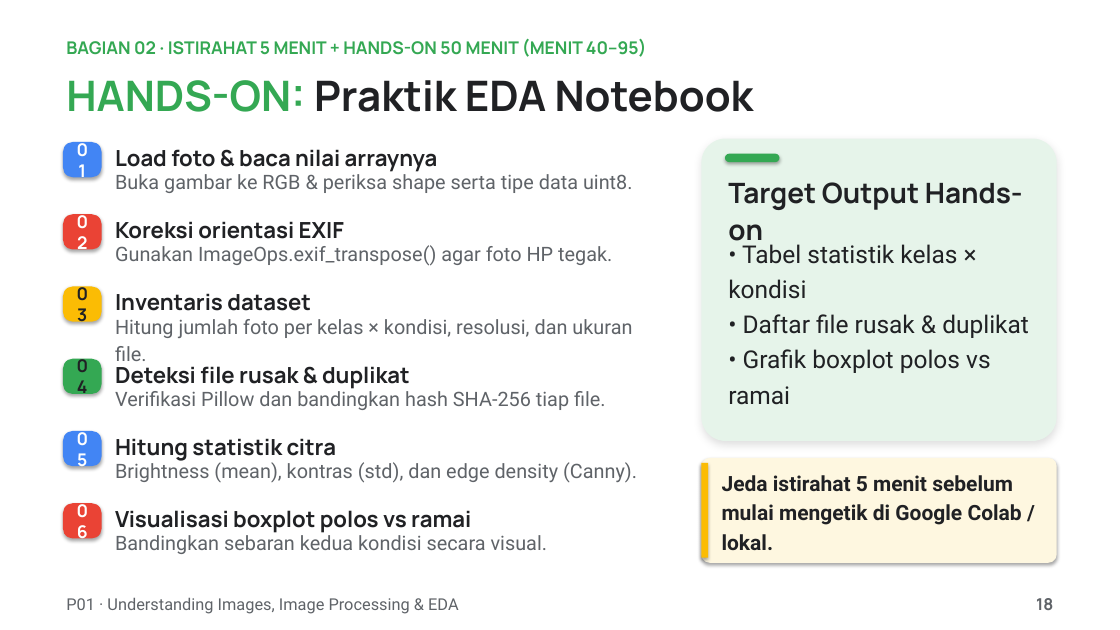
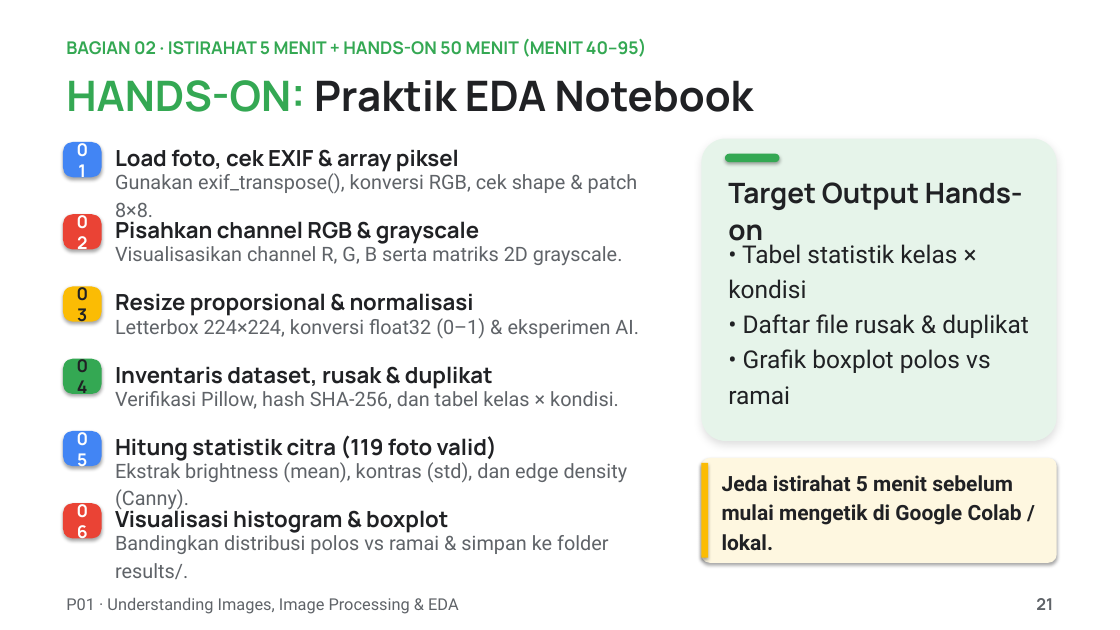
Before and after one commit to muhammadhaerul25/HaloTech-Private-DeepLearning, a slide deck: slide 21 of Materials/P01 - Understanding Images, Image Processing & EDA/P01 - Understanding Images, Image Processing & EDA.pptx (slide 18 before the commit). Drawn at 1120x630 pixels with LibreOffice and Linux fonts; fonts in the diff are those of the drawing. Boxes give left, top, right and bottom in pixels: in the first picture for what was removed or moved away, otherwise in the second. Text is boxed around its words. In the diff, an @@ line names an element or a change of style, - is before the commit and + after.

```diff
--- a/Materials/P01 - Understanding Images, Image Processing & EDA/P01 - Understanding Images, Image Processing & EDA.pptx
+++ b/Materials/P01 - Understanding Images, Image Processing & EDA/P01 - Understanding Images, Image Processing & EDA.pptx
@@ text at [115, 149, 459, 172]: text changed @@
-Load foto & baca nilai arraynya
+Load foto, cek EXIF & array piksel
@@ text at [115, 171, 638, 222]: text changed @@
-Buka gambar ke RGB & periksa shape serta tipe data uint8.
+Gunakan exif_transpose(), konversi RGB, cek shape & patch 8×8.
@@ text at [115, 221, 479, 244]: text changed @@
-Koreksi orientasi EXIF
+Pisahkan channel RGB & grayscale
@@ text at [115, 243, 623, 265]: text changed @@
-Gunakan ImageOps.exif_transpose() agar foto HP tegak.
+Visualisasikan channel R, G, B serta matriks 2D grayscale.
@@ text at [115, 293, 474, 316]: text changed @@
-Inventaris dataset
+Resize proporsional & normalisasi
@@ text at [115, 315, 639, 338]: text changed @@
-Hitung jumlah foto per kelas × kondisi, resolusi, dan ukuran file.
+Letterbox 224×224, konversi float32 (0–1) & eksperimen AI.
@@ text at [115, 388, 619, 409]: text changed @@
-Verifikasi Pillow dan bandingkan hash SHA-256 tiap file.
+Verifikasi Pillow, hash SHA-256, dan tabel kelas × kondisi.
@@ text at [115, 366, 493, 388]: text changed @@
-Deteksi file rusak & duplikat
+Inventaris dataset, rusak & duplikat
@@ text at [115, 435, 497, 461]: text changed @@
-Hitung statistik citra
+Hitung statistik citra (119 foto valid)
@@ text at [115, 460, 628, 511]: text changed @@
-Brightness (mean), kontras (std), dan edge density (Canny).
+Ekstrak brightness (mean), kontras (std), dan edge density (Canny).
@@ text at [115, 507, 448, 533]: text changed @@
-Visualisasi boxplot polos vs ramai
+Visualisasi histogram & boxplot
@@ text at [115, 532, 608, 579]: text changed @@
-Bandingkan sebaran kedua kondisi secara visual.
+Bandingkan distribusi polos vs ramai & simpan ke folder results/.
@@ text at [1036, 598, 1053, 610]: text changed @@
-18
+21
```
Also in this commit, not shown: 17 other slides changed, 3 slides added, 18 other files.
